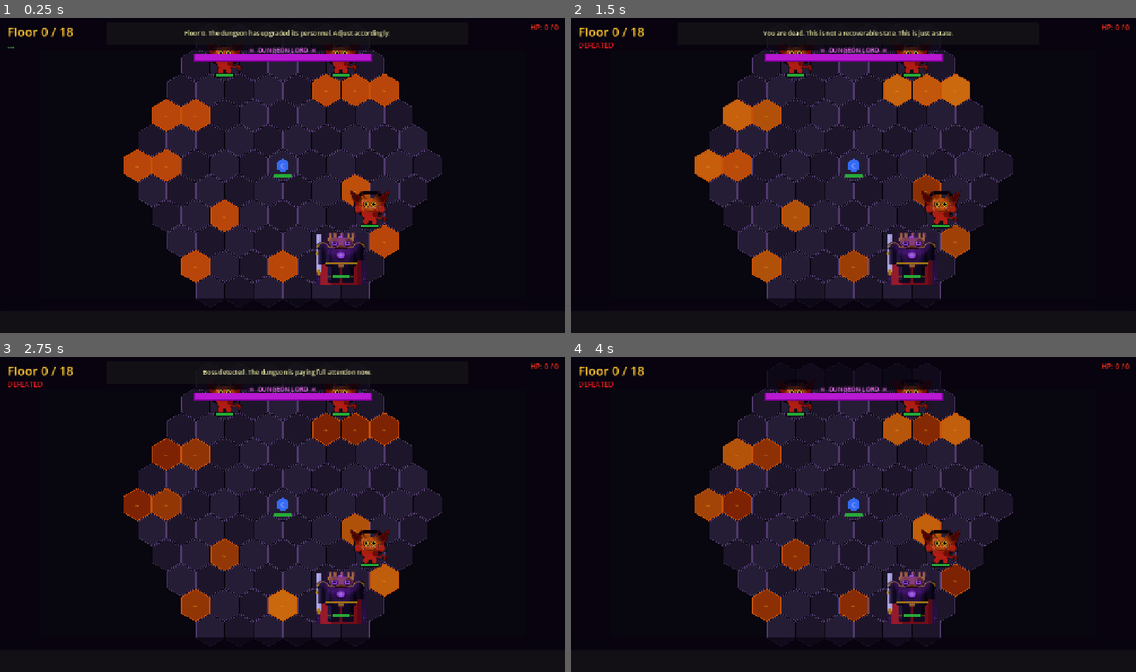
Above: before the commit, frames 1-4 (two rows, left to right).
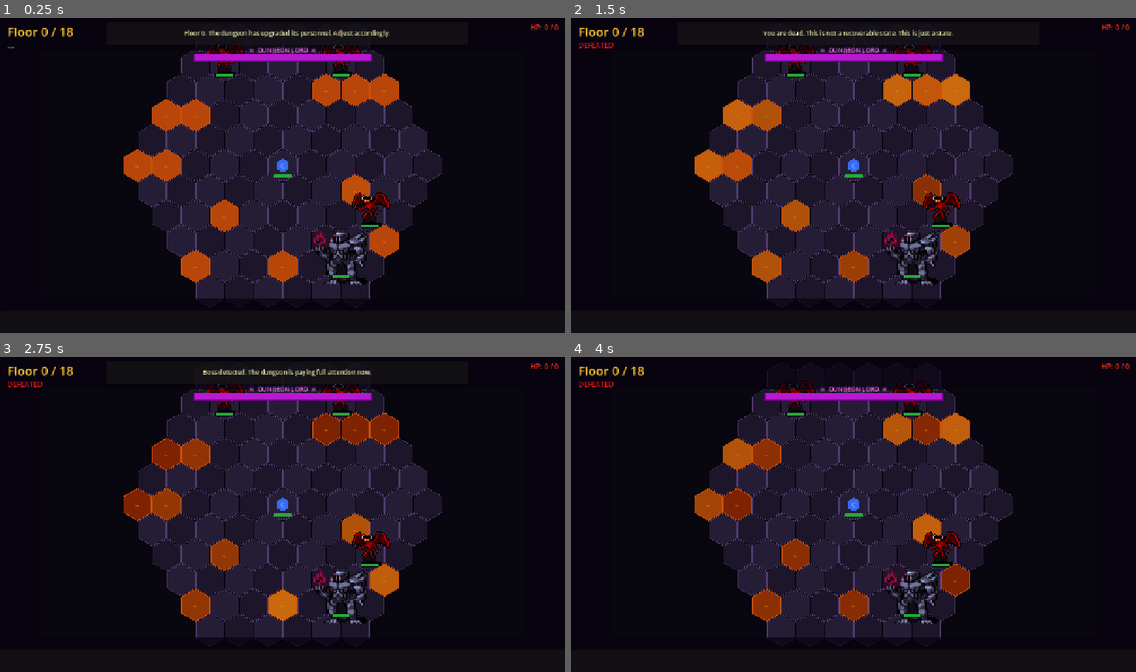
Above: after the commit, the same moments.

Repository: ColdTie/Descent
Game: Godot game, scene res://scenes/BattleScene.tscn
The game is run twice, just before and just after one commit, with the same random seed, the same clock (stepped at 60 frames per second) and the same inputs. This scene is started directly instead of the project's main scene.
Inputs (mouse positions are in pixels of both pictures, inside the frame that each line leads up to):
- Up to frame 1 (0.25 s): no input
- Up to frame 2 (1.5 s): move the mouse to (706, 166) at 0.52 s; click (706, 166) at 0.67 s; move the mouse to (723, 191) at 1.27 s; click (723, 191) at 1.42 s
- Up to frame 3 (2.75 s): move the mouse to (163, 555) at 2.02 s; click (163, 555) at 2.17 s
- Up to frame 4 (4 s): move the mouse to (751, 580) at 2.77 s; click (751, 580) at 2.92 s; move the mouse to (768, 605) at 3.52 s; click (768, 605) at 3.67 s

The runs differ from the first frame. In frame 1, 2.2% of the frame differs, in the area x 36-69%, y 8-85%; in frame 2, 2.2%; in frame 3, 2.2%; in frame 4, 2.2%, in the area x 36-69%, y 7-85%.

Commit message:
Replace PIL placeholder sprites with DCSS pixel art (CC0)
Downloads 32×32 sprites from Dungeon Crawl: Stone Soup (CC0 1.0) via
raw GitHub and scales to 96×96 NEAREST for crispy pixel art throughout.
Hero and boss sprites map near-perfectly: arcanist→arcanist, warden→vault_warden,
abyss keeper→ereshkigal, dungeon lord→dispater. Portraits are 5× scaled
on class-color gradient backgrounds replacing the old PIL face renders.
BattleScene now uses TEXTURE_FILTER_NEAREST for pixel-perfect display.

https://claude.ai/code/session_015y2vNZCDoQjtPt7KeJYbFW

Diff:
--- a/scenes/BattleScene.gd
+++ b/scenes/BattleScene.gd
@@ -278,11 +278,11 @@
 
 		var sprite := Sprite2D.new()
 		sprite.texture = sprite_tex
-		# HQ sprites rendered at 4× and downsampled — use LINEAR for smooth display
-		var sprite_scale: float = 1.22 if is_boss else 0.95
+		# Pixel-art sprites scaled with NEAREST — preserves sharp pixel boundaries
+		var sprite_scale: float = 1.28 if is_boss else 1.00
 		sprite.scale = Vector2(sprite_scale, sprite_scale)
-		sprite.position = Vector2(0.0, -16.0)
-		sprite.texture_filter = CanvasItem.TEXTURE_FILTER_LINEAR
+		sprite.position = Vector2(0.0, -18.0)
+		sprite.texture_filter = CanvasItem.TEXTURE_FILTER_NEAREST
 		root.add_child(sprite)
 	else:
 		# Fallback: colored hex + glyph (used before Godot imports the assets)
Binary file changed: assets/portraits/arcanist.png
Binary file changed: assets/portraits/brawler.png
Binary file changed: assets/portraits/rogue.png
Binary file changed: assets/sprites/enemy_boss.png
Binary file changed: assets/sprites/enemy_boss_abyss_keeper.png
Binary file changed: assets/sprites/enemy_boss_dungeon_lord.png
Binary file changed: assets/sprites/enemy_boss_warden.png
Binary file changed: assets/sprites/enemy_demon.png
Binary file changed: assets/sprites/enemy_goblin.png
Binary file changed: assets/sprites/enemy_golem.png
Binary file changed: assets/sprites/enemy_imp.png
Binary file changed: assets/sprites/enemy_skeleton.png
(and 6 more such lines)
